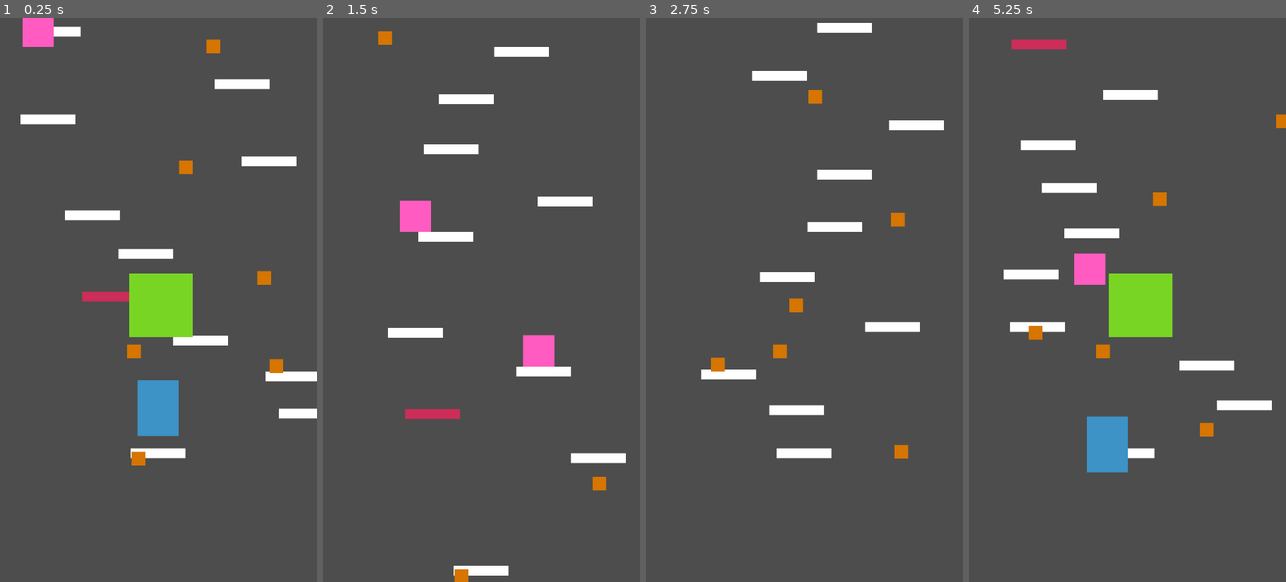
Above: before the commit, frames 1-4 (left to right).
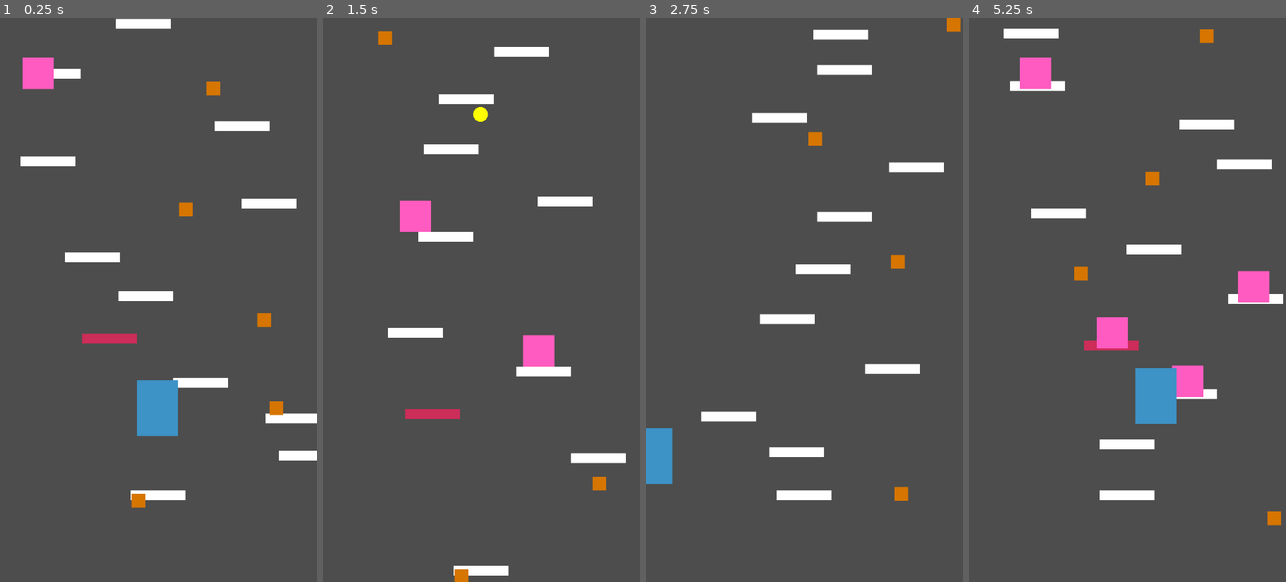
Above: after the commit, the same moments.

Repository: viteax/doodya-jump
Game: Godot game, scene res://main.tscn
Same seed, same stepped clock (60 frames per second), same inputs: the game is played once before the commit and once after it.
Inputs:
- Up to frame 1 (0.25 s): no input
- Up to frame 2 (1.5 s): hold Space (shoot) 0.53-1.28 s; hold Right (ui_right) from 0.53 s (still down); tap Space (shoot) at 1.35 s
- Up to frame 3 (2.75 s): release Right (ui_right) at 2.03 s; hold Left (ui_left) from 2.03 s (still down); hold Space (shoot) from 2.03 s (still down)
- Up to frame 4 (5.25 s): release Left (ui_left) at 2.78 s; release Space (shoot) at 2.78 s; hold Right (ui_right) 2.78-4.28 s; tap Space (shoot) at 2.85, 4.35 s; hold Space (shoot) 3.53-4.28 s; hold Left (ui_left) 4.28-5.03 s; hold Right (ui_right) from 5.03 s (still down); hold Space (shoot) from 5.03 s (still down)

The runs differ from the first frame. In frame 1, 10% of the frame differs, in the area x 6-100%, y 0-87%; in frame 2, 0.1%; in frame 3, 7.9%; in frame 4, 14%, in the area x 10-100%, y 1-90%.

Commit message:
Adjust main scene

Diff:
--- a/main.tscn
+++ b/main.tscn
@@ -3,9 +3,6 @@
 [ext_resource type="PackedScene" uid="uid://bjgg3uqp0echx" path="res://platforms/platform.tscn" id="1_0xm2m"]
 [ext_resource type="PackedScene" uid="uid://cl1rgrum3i4oo" path="res://spawners/platform_spawner.tscn" id="1_h2yge"]
 [ext_resource type="PackedScene" uid="uid://ckq636uqv1bot" path="res://player/player.tscn" id="2_h2yge"]
-[ext_resource type="PackedScene" uid="uid://bxvltks8kjif6" path="res://platforms/moving_platform.tscn" id="4_1bvp3"]
-[ext_resource type="PackedScene" uid="uid://c1ddm523ho6ug" path="res://platforms/breaking_platform.tscn" id="5_lquwl"]
-[ext_resource type="PackedScene" uid="uid://e5pqftmqsw05" path="res://enemies/flying_enemy/flying_enemy.tscn" id="6_7mycd"]
 [ext_resource type="PackedScene" uid="uid://bbxvp7remauki" path="res://spawners/enemy_spawner.tscn" id="7_272bh"]
 [ext_resource type="PackedScene" uid="uid://5dw1e2nmkoe6" path="res://gear/gear.tscn" id="8_5vw27"]
 [ext_resource type="PackedScene" uid="uid://cq5siw56ic7oj" path="res://spawners/gear_spawner.tscn" id="9_kek77"]
@@ -14,19 +11,13 @@
 
 [node name="PlatformSpawner" parent="." unique_id=1571345445 node_paths=PackedStringArray("camera") instance=ExtResource("1_h2yge")]
 position = Vector2(-4, 0)
-static_platform = ExtResource("1_0xm2m")
-moving_platform = ExtResource("4_1bvp3")
-breaking_platform = ExtResource("5_lquwl")
 camera = NodePath("../Player/Camera2D")
 
-[node name="Platform" parent="." unique_id=145777192 instance=ExtResource("1_0xm2m")]
+[node name="Platform" parent="." unique_id=1450844310 instance=ExtResource("1_0xm2m")]
 position = Vector2(323, 425)
 
-[node name="FlyingEnemy" parent="." unique_id=624594369 instance=ExtResource("6_7mycd")]
-position = Vector2(304, 123)
-
 [node name="Player" parent="." unique_id=1483079905 instance=ExtResource("2_h2yge")]
-position = Vector2(323, 304)
+position = Vector2(322, 218)
 
 [node name="Camera2D" type="Camera2D" parent="Player" unique_id=262259428]
 position = Vector2(-30, 265)
